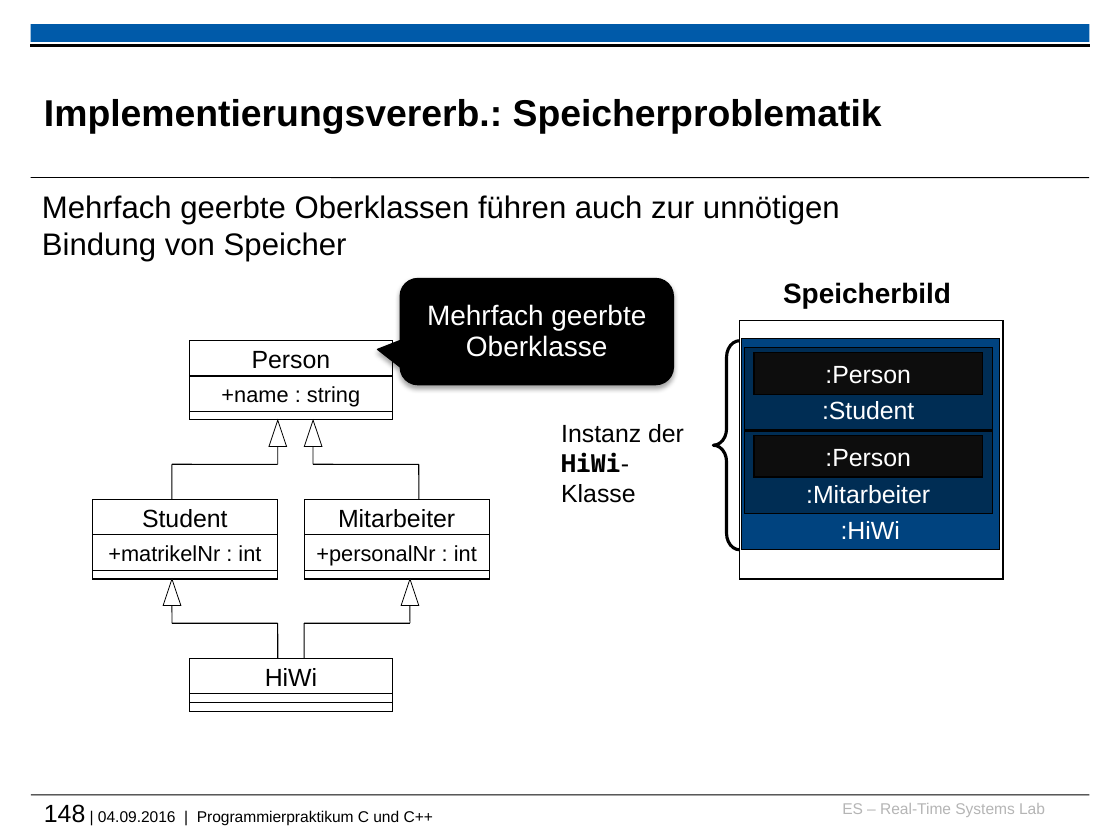
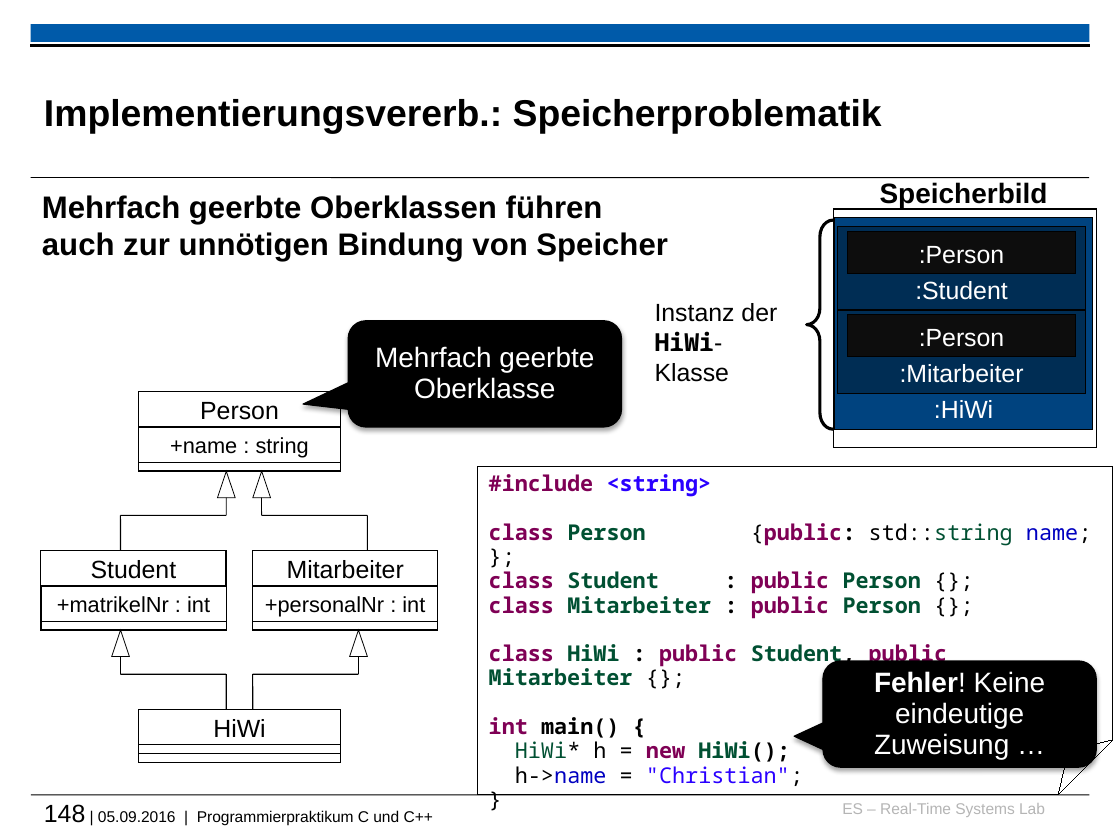
Before and after one commit to h82k/tud-cppp, a slide deck: slide 148 of cppp_lecture.pptx. Drawn at 1120x840 pixels with LibreOffice and Linux fonts; fonts in the diff are those of the drawing; background and template pictures are left out. Boxes give left, top, right and bottom in pixels: in the first picture for what was removed or moved away, otherwise in the second. Text is boxed around its words. In the diff, an @@ line names an element or a change of style, - is before the commit and + after.

```diff
--- a/cppp_lecture.pptx
+++ b/cppp_lecture.pptx
@@ text "Speicherbild": place and size @@
-text "Speicherbild" at [783,282,951,308]
+text "Speicherbild" at [880,182,1048,208]
@@ text "Mehrfach geerbte Oberklassen führen auch ..." at [42,195,667,262]: bold on @@
@@ rectangle: place and size @@
-rectangle at [740,320,1004,579]
+rectangle at [833,209,1096,448]
@@ 5 rectangles, 1 text, 1 left brace: place and size @@
-5 rectangles, 1 text, 1 left brace at [561,338,999,550]
+5 rectangles, 1 text, 1 left brace at [655,217,1092,430]
@@ rounded speech box "Mehrfach geerbte Oberklasse": place and size @@
-rounded speech box "Mehrfach geerbte Oberklasse" at [400,279,673,385]
+rounded speech box "Mehrfach geerbte Oberklasse" at [348,320,622,427]
@@ rounded speech box "Mehrfach geerbte Oberklasse" at [348,320,622,427]: proportions changed @@
@@ folded corner added at [478,467,1113,795], outline #000000 0.75 pt, 14 pt, text #005032, bold @@
+#include <string>
+class Person {public: std::string name; };
+class Student : public Person {};
+class Mitarbeiter : public Person {};
+class HiWi : public Student, public Mitarbeiter {};
+int main() {
+HiWi* h = new HiWi();
+h->name = "Christian";
+}
@@ 12 rectangles, 12 lines, 4 triangles: place and size @@
-12 rectangles, 12 lines, 4 triangles at [92,340,489,711]
+12 rectangles, 12 lines, 4 triangles at [41,392,438,763]
@@ rounded speech box added at [823,661,1096,767], fill #000000, outline #000000 0.75 pt, 18 pt, text #FFFFFF @@
+Fehler! Keine eindeutige Zuweisung …
@@ text at [44,804,433,825]: text changed @@
-148 | 04.09.2016 | Programmierpraktikum C und C++
+148 | 05.09.2016 | Programmierpraktikum C und C++
```
Also in this commit, not shown: 9 other slides changed, 2 other files.
